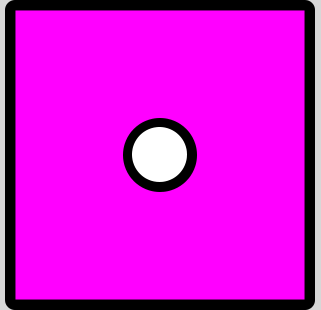
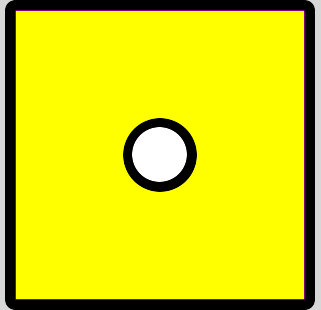
Before/after of a w=321, h=310 layered artwork. What changed in the layer stack:
painted on "Ellisse 2" over [left=132, top=127, right=187, bottom=182]
painted on "Ellisse 1" over [left=123, top=118, right=197, bottom=192]
painted on "Rounded Rectangle 1" over [left=5, top=0, right=315, bottom=310]
